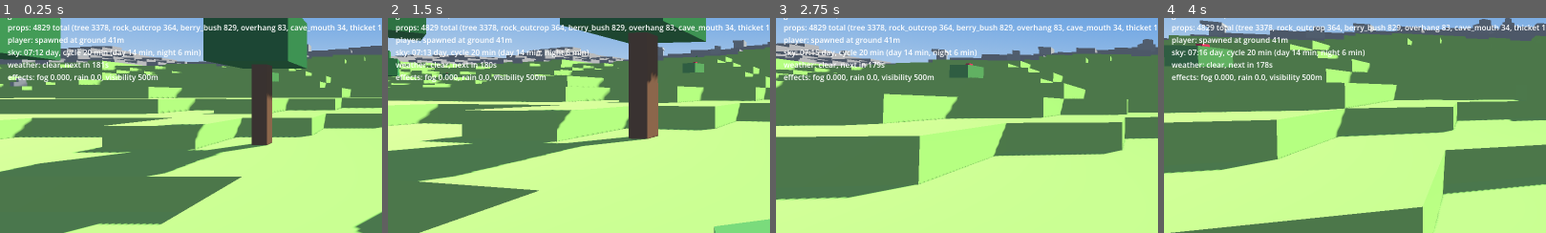
Above: before the commit, frames 1-4 (left to right).
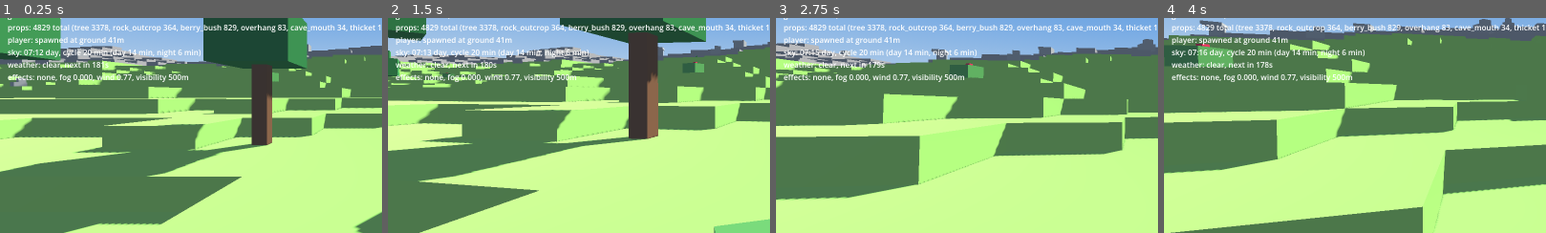
Above: after the commit, the same moments.

Repository: azthrun/dreambig-game-dreamcraft
Game: Godot game, scene res://scenes/main.tscn
Two runs of this game, one before a commit and one after it. Both use one fixed random seed, a clock stepped at 60 frames per second and the inputs below.
Inputs (mouse positions are % of the whole screen's width and height, from its top left):
- Up to frame 1 (0.25 s): no input
- Up to frame 2 (1.5 s): tap Enter (ui_accept) at 0.5 s; move the mouse to (55, 50) at 0.52 s; hold W (move_forward) from 0.53 s (still down); right-click (55, 50) at 0.6 s; click (55, 50) at 0.67 s; tap Space (jump) at 0.77 s; move the mouse to (45, 50) at 1.27 s; tap Ctrl (crouch) at 1.35 s
- Up to frame 3 (2.75 s): keep holding W (move_forward); tap Space (jump) at 1.52 s; move the mouse to (52, 48) at 2.02 s; click (52, 48) at 2.1 s
- Up to frame 4 (4 s): keep holding W (move_forward); move the mouse to (49, 52) at 2.77 s; tap 1 (hotbar_1) at 2.85 s; click (49, 52) at 2.92 s; tap Space (jump) at 3.02, 3.77 s; move the mouse to (57, 51) at 3.52 s; tap 2 (hotbar_2) at 3.6 s
The pictures show only the part of the screen within x 0-50%, y 32-82%; the shares and areas given below are measured in that part.

The runs differ from the first frame. In frame 1, 0.7% of the frame differs, in the area x 9-50%, y 26-30%; in frame 2, 0.7%; in frame 3, 0.7%; in frame 4, 0.7%.

Commit message:
Add local climate modulation: snowline, wind, valley fog
Completes M2. One global condition, different where you stand. 163 tests,
green.

Verified on the summit: with the global condition reading "rain", the
overlay at 74m reads "snow, fog 0.009, wind 1.00" while the same condition
at ground level reads rain with fog 0.020. That is the whole feature --
peaks stand clear of valley mist and get snow, the plains below get rained
on, and neither needed its own weather state.

Every modulation is a pure function of place and condition, which is what
makes a system whose entire output is visual testable at all. Tests assert
direction rather than magnitude: the coast is more than twice as windy as
forest because trees break the wind, exposure rises with altitude, fog
pools at sea level and thins with height, and river basins hold mist.

Falling snow starts at 52m, below the terrain mesher's permanent snow cap
at 70m, because snow falls well before it lies year-round. A test pins that
relationship so the two lines cannot cross.

Precipitation kind swaps the existing emitter rather than adding a second
one: snow is slower, chunkier and drifts. Wind biases particle gravity
sideways, so a storm on the beach visibly slants while the same storm under
canopy falls straight.

Two screenshot-probe bugs found and fixed, both of which had quietly
invalidated the shot they were meant to produce. Effects were blended
before the player was moved, so local conditions were sampled at the
previous position. And the player was teleported 28m up with physics still
running, so gravity returned them to the ground during the settle frames --
the above-the-snowline shot was silently a ground-level one. The probe now
moves first, freezes player physics for the duration, and places the snow
shot on the island's actual summit rather than in mid-air.

Closes #13

Co-Authored-By: Claude Opus 5 <noreply@anthropic.com>

Diff:
--- a/scripts/main.gd
+++ b/scripts/main.gd
@@ -112,7 +112,8 @@
 	var effects := get_node_or_null(^"WeatherEffects")
 	if effects != null:
 		effects.bind(get_node_or_null(^"Weather"), sky, env,
-				get_node_or_null(^"Player") as Node3D)
+				get_node_or_null(^"Player") as Node3D,
+				get_node_or_null(^"Terrain"))
 
 
 func _player_camera() -> Camera3D:
--- a/scripts/screenshot_probe.gd
+++ b/scripts/screenshot_probe.gd
@@ -35,6 +35,10 @@
 			"time": 0.42, "weather": 4},
 	{"name": "fog", "offset": Vector3(0.0, 6.0, 0.0), "pitch_deg": -4.0,
 			"time": 0.42, "weather": 5},
+	# On the island's summit, in the same rain condition as the rain shot: the point is
+	# that one global condition produces two different local results.
+	{"name": "snow", "offset": Vector3(0.0, 2.0, 0.0), "pitch_deg": -4.0,
+			"time": 0.42, "weather": 3, "summit": true},
 ]
 
 var _player: Node3D
@@ -62,7 +66,13 @@
 	for _i in SETTLE_FRAMES:
 		await RenderingServer.frame_post_draw
 
+	# Physics off for the duration: the player is teleported between views, and gravity
+	# would drag them back to the ground before the frame is captured — which silently
+	# made an above-the-snowline shot into a ground-level one.
+	_player.set_physics_process(false)
+
 	var base := _player.global_position
+	var summit := _find_summit(base)
 	# Far plane is raised for the lifted views only, so the island silhouette is
 	# actually in frame rather than swallowed by the 500 m budget.
 	var original_far := camera.far
@@ -81,6 +91,13 @@
 		weather.paused = true
 
 	for view in VIEWS:
+		# Move first: local modulation is sampled from where the player is, so blending
+		# before the move would read conditions for the previous position.
+		var offset: Vector3 = view["offset"]
+		var origin: Vector3 = summit if bool(view.get("summit", false)) else base
+		_player.global_position = origin + offset
+		camera.rotation.x = deg_to_rad(float(view["pitch_deg"]))
+
 		if sky != null and view.has("time"):
 			sky.set_time_of_day(float(view["time"]))
 		if weather != null:
@@ -90,9 +107,6 @@
 			if effects != null:
 				for _b in 260:
 					effects._process(0.02)
-		var offset: Vector3 = view["offset"]
-		_player.global_position = base + offset
-		camera.rotation.x = deg_to_rad(float(view["pitch_deg"]))
 		camera.far = maxf(original_far, offset.y * 6.0 + 500.0)
 
 		# Precipitation spawns high above the player and falls, so a capture taken
@@ -112,4 +126,33 @@
 					image.get_width(), image.get_height()])
 
 	camera.far = original_far
+	_player.set_physics_process(true)
 	get_tree().quit(0)
+
+
+## Highest point on the island, as a world position. Falls back to the given position
+## when there is no terrain to search.
+func _find_summit(fallback: Vector3) -> Vector3:
+	var terrain := get_parent().get_node_or_null(^"Terrain")
+	if terrain == null or not terrain.has_method(&"heightmap"):
+		return fallback
+	var map: RefCounted = terrain.heightmap()
+	if map == null:
+		return fallback
+
+	var best := Vector2i.ZERO
+	var best_height := -9999
+	for cz in map.cells_per_axis:
+		for cx in map.cells_per_axis:
+			var height: int = map.height_at_cell(cx, cz)
+			if height > best_height:
+				best_height = height
+				best = Vector2i(cx, cz)
+
+	var half: float = map.size_m() * 0.5
+	var cell_size: float = map.cell_size_m
+	print("screenshot: summit at cell %s, %dm" % [best, best_height])
+	return Vector3(
+			float(best.x) * cell_size - half + cell_size * 0.5,
+			float(best_height),
+			float(best.y) * cell_size - half + cell_size * 0.5)
--- /dev/null
+++ b/scripts/world/local_climate.gd
@@ -0,0 +1,107 @@
+extends RefCounted
+## How the one global weather condition manifests at a particular place.
+##
+## The condition is global — it is raining, or it is not — but what that looks like where
+## you are standing depends on altitude, biome, and whether there is water nearby. Rain
+## falls as snow on the peaks while the beach below stays wet, wind picks up on an
+## exposed coast, and fog settles into valleys and river basins.
+##
+## Every function here is pure: place and condition in, numbers out. That is what makes
+## a system whose entire output is visual testable at all.
+
+const Biome := preload("res://scripts/world/biome.gd")
+const Weather := preload("res://scripts/world/weather_model.gd")
+
+enum Precipitation { NONE, RAIN, SNOW }
+
+## Altitude at and above which falling precipitation is snow rather than rain.
+##
+## Deliberately below the terrain mesher's permanent snow cap: snow falls well before it
+## lies year-round, so the two are different lines and the lower one is this.
+const SNOWLINE_M := 52
+
+## Wind exposure per biome, 0..1 before altitude is taken into account.
+##
+## Forest is the outlier that matters: trees break the wind, so a storm is markedly
+## calmer under canopy than on the beach a hundred metres away.
+const BIOME_WIND := {
+	Biome.Kind.OCEAN: 1.0,
+	Biome.Kind.BEACH: 0.9,
+	Biome.Kind.PLAINS: 0.5,
+	Biome.Kind.FOREST: 0.22,
+	Biome.Kind.MOUNTAINS: 0.7,
+	Biome.Kind.RIVER: 0.45,
+}
+
+## Extra wind from altitude, added on top of the biome's exposure.
+const WIND_ALTITUDE_REFERENCE_M := 70.0
+const WIND_ALTITUDE_BONUS := 0.45
+
+## Fog is thickest at sea level and thins with height, so valleys hold mist while peaks
+## stand clear above it.
+const FOG_SEA_LEVEL_MULTIPLIER := 1.7
+const FOG_HIGH_MULTIPLIER := 0.45
+const FOG_ALTITUDE_REFERENCE_M := 60.0
+
+## Additional thickening near running water.
+const FOG_RIVER_BONUS := 0.8
+
+
+## What is actually falling here: nothing, rain, or snow.
+static func precipitation_kind(state: int, altitude_m: int) -> int:
+	if not Weather.is_precipitating(state):
+		return Precipitation.NONE
+	return Precipitation.SNOW if altitude_m >= SNOWLINE_M else Precipitation.RAIN
+
+
+static func precipitation_name(kind: int) -> String:
+	match kind:
+		Precipitation.NONE:
+			return "none"
+		Precipitation.RAIN:
+			return "rain"
+		Precipitation.SNOW:
+			return "snow"
+	return "unknown"
+
+
+## Wind exposure at a place, 0..1. Biome sets the baseline and altitude adds to it.
+static func wind_strength(biome: int, altitude_m: int) -> float:
+	var base: float = BIOME_WIND.get(biome, 0.5)
+	var altitude := clampf(
+			float(maxi(altitude_m, 0)) / WIND_ALTITUDE_REFERENCE_M, 0.0, 1.0)
+	return clampf(base + altitude * WIND_ALTITUDE_BONUS, 0.0, 1.0)
+
+
+## Multiplier applied to the condition's fog density. Above 1 thickens it.
+static func fog_multiplier(altitude_m: int, near_river: bool) -> float:
+	var altitude := clampf(
+			float(maxi(altitude_m, 0)) / FOG_ALTITUDE_REFERENCE_M, 0.0, 1.0)
+	var multiplier := lerpf(
+			FOG_SEA_LEVEL_MULTIPLIER, FOG_HIGH_MULTIPLIER, altitude)
+	if near_river:
+		multiplier += FOG_RIVER_BONUS
+	return multiplier
+
+
+## Applies every local modulation to a blended look, returning a copy with the fog
+## adjusted and the local precipitation kind and wind recorded.
+static func modulate(look: Dictionary, state: int, biome: int, altitude_m: int,
+		near_river: bool) -> Dictionary:
+	var result := look.duplicate()
+	result["volumetric_density"] = float(look.get("volumetric_density", 0.0)) \
+			* fog_multiplier(altitude_m, near_river)
+	result["precipitation_kind"] = precipitation_kind(state, altitude_m)
+	result["wind"] = wind_strength(biome, altitude_m)
+	return result
+
+
+## Whether any cell within `radius` cells is a river, used for basin fog.
+##
+## Takes the world grid as data rather than reaching for a node, so it stays pure.
+static func near_river(map: RefCounted, cx: int, cz: int, radius: int = 3) -> bool:
+	for dz in range(-radius, radius + 1):
+		for dx in range(-radius, radius + 1):
+			if map.biome_at_cell(cx + dx, cz + dz) == Biome.Kind.RIVER:
+				return true
+	return false
--- a/scripts/world/weather_effects.gd
+++ b/scripts/world/weather_effects.gd
@@ -9,6 +9,7 @@
 const WeatherLook := preload("res://scripts/world/weather_look.gd")
 const ProceduralAudio := preload("res://scripts/audio/procedural_audio.gd")
 const Config := preload("res://scripts/config.gd")
+const Local := preload("res://scripts/world/local_climate.gd")
 
 ## How fast the look eases towards its target, in units per second of blend weight.
 ## Roughly four seconds for a full change, so weather rolls in rather than snapping.
@@ -20,6 +21,18 @@
 const RAIN_HEIGHT_M := 18.0
 const RAIN_FALL_SPEED := 26.0
 
+## Snow falls far slower and drifts, which is most of what distinguishes it from rain at
+## a glance. Flakes are also chunkier, in keeping with the cuboid look.
+const SNOW_FALL_SPEED := 4.5
+const SNOW_DRIFT := 1.6
+
+## How hard wind pushes precipitation sideways, in metres per second at full strength.
+const WIND_PUSH := 9.0
+
+## Local conditions are re-sampled this often rather than every frame. The player cannot
+## cross a 4 m cell faster than this, so nothing is missed.
+const LOCAL_SAMPLE_INTERVAL := 0.25
+
 ## Lightning timing, in seconds.
 const LIGHTNING_MIN_GAP := 4.0
 const LIGHTNING_MAX_GAP := 14.0
@@ -34,6 +47,14 @@
 var _sky: Node
 var _environment: Environment
 var _player: Node3D
+var _map: RefCounted
+
+## Local conditions where the player is standing, re-sampled periodically.
+var _local: Dictionary = {}
+var _precipitation_kind := Local.Precipitation.NONE
+var _wind := 0.0
+var _sample_countdown := 0.0
+var _wind_direction := Vector3(1.0, 0.0, 0.35).normalized()
 
 var _current: Dictionary = {}
 var _blend := 1.0
@@ -52,11 +73,13 @@
 
 
 func bind(weather: Node, sky: Node, environment: Environment,
-		player: Node3D) -> void:
+		player: Node3D, terrain: Node = null) -> void:
 	_weather = weather
 	_sky = sky
 	_environment = environment
 	_player = player
+	if terrain != null and terrain.has_method(&"heightmap"):
+		_map = terrain.heightmap()
 
 	_rng.seed = 90210
 	_build_nodes()
@@ -79,11 +102,20 @@
 func status_line() -> String:
 	if _current.is_empty():
 		return "effects: idle"
-	return "effects: fog %.3f, rain %.1f, visibility %.0fm" % [
-		float(_current["volumetric_density"]),
-		float(_current["precipitation"]),
+	var density := float(_local.get("volumetric_density",
+			_current["volumetric_density"]))
+	return "effects: %s, fog %.3f, wind %.2f, visibility %.0fm" % [
+		Local.precipitation_name(_precipitation_kind),
+		density,
+		_wind,
 		float(_current["visibility_m"]),
 	]
+
+
+## The locally modulated look. Exposed so tests and the overlay see what is applied
+## rather than what the global condition asked for.
+func local_look() -> Dictionary:
+	return _local
 
 
 func _on_weather_changed(state: int) -> void:
@@ -103,7 +135,44 @@
 		_current = WeatherLook.blend(_from, _to, _blend)
 		_apply(_current)
 
+	_sample_countdown -= delta
+	if _sample_countdown <= 0.0:
+		_sample_countdown = LOCAL_SAMPLE_INTERVAL
+		_sample_local()
+
 	_update_lightning(delta)
+
+
+## Re-reads where the player is and applies the local modulation on top of the global
+## condition. The heightmap lookup is O(1), so this costs nothing worth throttling for
+## beyond avoiding pointless work.
+func _sample_local() -> void:
+	if _map == null or _player == null or _current.is_empty():
+		return
+
+	var position := _player.global_position
+	var cell: Vector2i = _map.world_to_cell(position.x, position.z)
+	var biome: int = _map.biome_at_cell(cell.x, cell.y)
+	# The player's own altitude, not the ground beneath them, so precipitation is right
+	# when they are up a mountain and later when they are flying over one.
+	var altitude := int(round(position.y))
+	var near_river: bool = Local.near_river(_map, cell.x, cell.y)
+
+	var state: int = _weather.current() if _weather != null else 0
+	_local = Local.modulate(_current, state, biome, altitude, near_river)
+
+	var kind := int(_local["precipitation_kind"])
+	var wind := float(_local["wind"])
+	if kind != _precipitation_kind:
+		_precipitation_kind = kind
+		_apply_precipitation_kind(kind)
+	if absf(wind - _wind) > 0.02:
+		_wind = wind
+		_apply_wind(wind)
+
+	if _environment != null:
+		_environment.volumetric_fog_density = float(
+				_local["volumetric_density"])
 
 
 func _apply(look: Dictionary) -> void:
@@ -222,6 +291,48 @@
 	add_child(_thunder_audio)
 
 
+## Swaps the emitter between rain and snow. Same particle system, different appearance
+## and fall behaviour, so no second emitter is needed.
+func _apply_precipitation_kind(kind: int) -> void:
+	if _rain == null:
+		return
+	var snowing := kind == Local.Precipitation.SNOW
+	_rain.draw_pass_1 = _build_snowflake_mesh() if snowing \
+			else _build_raindrop_mesh()
+	var speed := SNOW_FALL_SPEED if snowing else RAIN_FALL_SPEED
+	_rain.lifetime = RAIN_HEIGHT_M / speed
+	var material: ParticleProcessMaterial = _rain.process_material
+	if material != null:
+		material.initial_velocity_min = speed * 0.8
+		material.initial_velocity_max = speed
+		material.spread = SNOW_DRIFT * 10.0 if snowing else 0.0
+	_apply_wind(_wind)
+
+
+## Wind pushes precipitation sideways by biasing gravity, so a storm on the beach
+## visibly slants while the same storm under forest canopy falls straight.
+func _apply_wind(strength: float) -> void:
+	if _rain == null:
+		return
+	var material: ParticleProcessMaterial = _rain.process_material
+	if material == null:
+		return
+	var fall := -9.8 if _precipitation_kind != Local.Precipitation.SNOW else -2.0
+	material.gravity = Vector3(0.0, fall, 0.0) \
+			+ _wind_direction * WIND_PUSH * strength
+
+
+func _build_snowflake_mesh() -> Mesh:
+	var mesh := BoxMesh.new()
+	mesh.size = Vector3(0.16, 0.16, 0.16)
+	var material := StandardMaterial3D.new()
+	material.albedo_color = Color(0.96, 0.97, 1.0, 0.9)
+	material.transparency = BaseMaterial3D.TRANSPARENCY_ALPHA
+	material.shading_mode = BaseMaterial3D.SHADING_MODE_UNSHADED
+	mesh.material = material
+	return mesh
+
+
 func _build_raindrop_mesh() -> Mesh:
 	# A thin vertical box, in keeping with the cuboid look, stretched so it reads as a
 	# streak rather than a dot.
--- /dev/null
+++ b/tests/unit/local_climate_test.gd
@@ -0,0 +1,145 @@
+extends "res://tests/test_case.gd"
+## Tests local weather modulation: snowline, wind exposure, and basin fog.
+##
+## Each modulation is asserted independently and directionally — the numbers themselves
+## are tuning, but which way they move is the design.
+
+const Local := preload("res://scripts/world/local_climate.gd")
+const Biome := preload("res://scripts/world/biome.gd")
+const Weather := preload("res://scripts/world/weather_model.gd")
+const Look := preload("res://scripts/world/weather_look.gd")
+const IslandGenerator := preload("res://scripts/world/island_generator.gd")
+
+
+func test_rain_falls_as_snow_above_the_snowline() -> void:
+	var state := Weather.State.RAIN
+	assert_eq(Local.precipitation_kind(state, Local.SNOWLINE_M - 1),
+			Local.Precipitation.RAIN)
+	assert_eq(Local.precipitation_kind(state, Local.SNOWLINE_M),
+			Local.Precipitation.SNOW)
+	assert_eq(Local.precipitation_kind(state, Local.SNOWLINE_M + 20),
+			Local.Precipitation.SNOW)
+
+
+func test_a_single_rain_state_gives_snow_on_the_peak_and_rain_on_the_beach() -> void:
+	# The headline behaviour: one global condition, two different experiences of it.
+	var state := Weather.State.RAIN
+	assert_eq(Local.precipitation_kind(state, 2), Local.Precipitation.RAIN,
+			"the beach should be rained on")
+	assert_eq(Local.precipitation_kind(state, 70), Local.Precipitation.SNOW,
+			"the peak should be snowed on at the same moment")
+
+
+func test_storms_also_turn_to_snow_at_altitude() -> void:
+	assert_eq(Local.precipitation_kind(Weather.State.THUNDERSTORM, 70),
+			Local.Precipitation.SNOW)
+
+
+func test_dry_conditions_precipitate_nothing_at_any_altitude() -> void:
+	for state in [Weather.State.CLEAR, Weather.State.CLOUDY,
+			Weather.State.OVERCAST, Weather.State.FOG]:
+		for altitude in [0, 30, 80]:
+			assert_eq(Local.precipitation_kind(state, altitude),
+					Local.Precipitation.NONE,
+					"%s should not precipitate at %dm"
+							% [Weather.name_of(state), altitude])
+
+
+func test_snow_falls_below_the_permanent_snow_cap() -> void:
+	# Snow should fall well before it lies year-round, so the falling-snow line sits
+	# below the terrain's permanent white cap.
+	const TerrainMesher := preload("res://scripts/world/terrain_mesher.gd")
+	assert_true(Local.SNOWLINE_M < TerrainMesher.SNOW_LINE_M,
+			"falling snow should start lower than permanent snow")
+
+
+func test_the_coast_is_windier_than_the_forest() -> void:
+	# Trees break the wind, which is most of why a storm feels different under canopy.
+	var beach := Local.wind_strength(Biome.Kind.BEACH, 2)
+	var forest := Local.wind_strength(Biome.Kind.FOREST, 2)
+	assert_true(beach > forest * 2.0,
+			"beach %.2f should be far windier than forest %.2f" % [beach, forest])
+	assert_true(Local.wind_strength(Biome.Kind.OCEAN, 0)
+			>= Local.wind_strength(Biome.Kind.PLAINS, 0))
+
+
+func test_wind_increases_with_altitude() -> void:
+	var low := Local.wind_strength(Biome.Kind.MOUNTAINS, 0)
+	var high := Local.wind_strength(Biome.Kind.MOUNTAINS, 70)
+	assert_true(high > low, "exposure should rise with height")
+
+
+func test_wind_stays_within_zero_and_one() -> void:
+	for biome in Biome.ALL:
+		for altitude in [-10, 0, 40, 200]:
+			assert_in_range(Local.wind_strength(biome, altitude), 0.0, 1.0)
+
+
+func test_fog_pools_low_and_thins_with_height() -> void:
+	var valley := Local.fog_multiplier(0, false)
+	var peak := Local.fog_multiplier(70, false)
+	assert_true(valley > 1.0, "sea level should thicken fog")
+	assert_true(peak < 1.0, "peaks should stand clear of it")
+	assert_true(valley > peak * 2.0)
+
+
+func test_fog_thickens_near_rivers() -> void:
+	var away := Local.fog_multiplier(20, false)
+	var beside := Local.fog_multiplier(20, true)
+	assert_true(beside > away, "river basins should hold mist")
+	assert_almost_eq(beside - away, Local.FOG_RIVER_BONUS, 0.001)
+
+
+func test_modulation_thickens_the_condition_fog_rather_than_replacing_it() -> void:
+	var look: Dictionary = Look.for_state(Weather.State.FOG)
+	var base: float = look["volumetric_density"]
+	var valley: Dictionary = Local.modulate(
+			look, Weather.State.FOG, Biome.Kind.PLAINS, 0, true)
+	var peak: Dictionary = Local.modulate(
+			look, Weather.State.FOG, Biome.Kind.MOUNTAINS, 70, false)
+	assert_true(float(valley["volumetric_density"]) > base)
+	assert_true(float(peak["volumetric_density"]) < base)
+
+
+func test_modulation_records_local_precipitation_and_wind() -> void:
+	var look: Dictionary = Look.for_state(Weather.State.RAIN)
+	var beach: Dictionary = Local.modulate(
+			look, Weather.State.RAIN, Biome.Kind.BEACH, 1, false)
+	var summit: Dictionary = Local.modulate(
+			look, Weather.State.RAIN, Biome.Kind.MOUNTAINS, 70, false)
+	assert_eq(int(beach["precipitation_kind"]), Local.Precipitation.RAIN)
+	assert_eq(int(summit["precipitation_kind"]), Local.Precipitation.SNOW)
+	assert_true(float(beach["wind"]) > 0.0)
+	assert_true(float(summit["wind"]) > 0.0)
+
+
+func test_modulation_leaves_the_original_look_untouched() -> void:
+	# It returns a copy; mutating the shared look table would corrupt every later frame.
+	var look: Dictionary = Look.for_state(Weather.State.RAIN)
+	var before: float = look["volumetric_density"]
+	Local.modulate(look, Weather.State.RAIN, Biome.Kind.PLAINS, 0, true)
+	assert_almost_eq(float(look["volumetric_density"]), before, 0.00001)
+
+
+func test_every_precipitation_kind_is_named() -> void:
+	for kind in [Local.Precipitation.NONE, Local.Precipitation.RAIN,
+			Local.Precipitation.SNOW]:
+		assert_ne(Local.precipitation_name(kind), "unknown")
+
+
+func test_river_proximity_finds_water_on_a_real_island() -> void:
+	# Checked against generated terrain rather than a hand-built grid, so the search
+	# radius is proven useful at the scale rivers actually occur.
+	var generator: RefCounted = IslandGenerator.new()
+	var map: RefCounted = generator.generate(20260729)
+	var found_near := 0
+	var found_far := 0
+	for cz in range(0, map.cells_per_axis, 7):
+		for cx in range(0, map.cells_per_axis, 7):
+			if map.biome_at_cell(cx, cz) == Biome.Kind.RIVER:
+				if Local.near_river(map, cx, cz):
+					found_near += 1
+			elif not Local.near_river(map, cx, cz):
+				found_far += 1
+	assert_true(found_near > 0, "a river cell must count as near a river")
+	assert_true(found_far > 0, "most of the island must not count as near a river")
Not shown, added: scripts/world/local_climate.gd.uid
Not shown, added: tests/unit/local_climate_test.gd.uid
